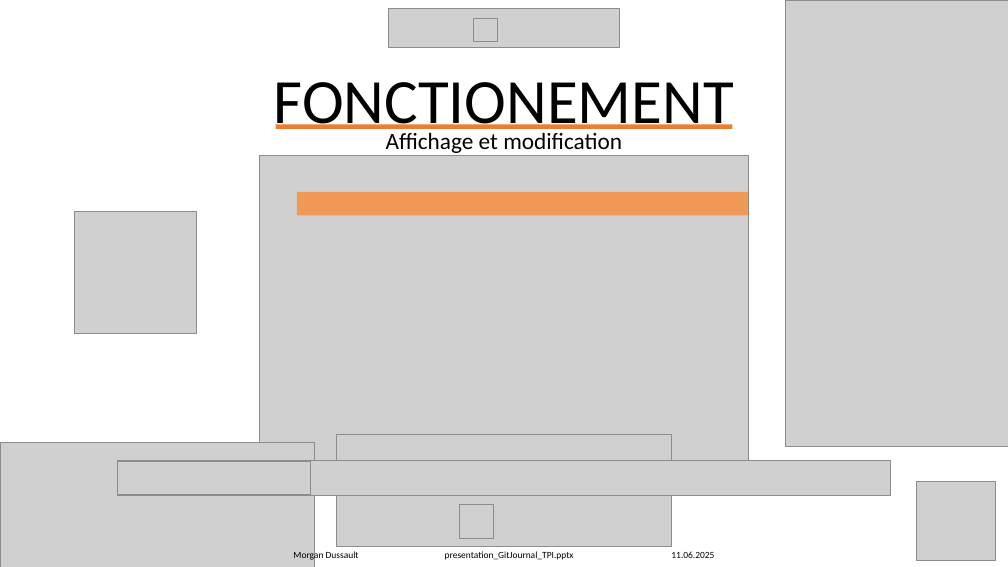
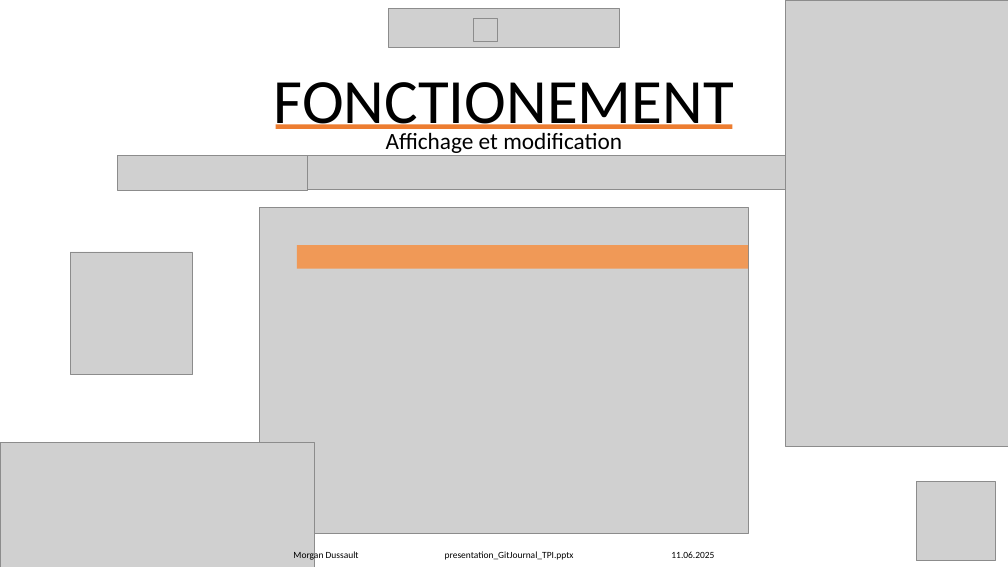
Before and after one commit to Morgan-DD/GitJournal, a slide deck: slide 19 of presentation/presentation_GitJournal_TPI.pptx. Drawn at 1008x567 pixels with LibreOffice and Linux fonts; fonts in the diff are those of the drawing; grey boxes stand for pictures. Boxes give left, top, right and bottom in pixels: in the first picture for what was removed or moved away, otherwise in the second. Text is boxed around its words. In the diff, an @@ line names an element or a change of style, - is before the commit and + after.

```diff
--- a/presentation/presentation_GitJournal_TPI.pptx
+++ b/presentation/presentation_GitJournal_TPI.pptx
@@ picture moved from (x1=117, y1=461, x2=891, y2=495) to (x1=117, y1=156, x2=891, y2=190) @@
@@ picture moved from (x1=117, y1=462, x2=310, y2=495) to (x1=117, y1=156, x2=308, y2=190) @@
@@ picture resized from (x1=260, y1=155, x2=749, y2=463) to (x1=260, y1=208, x2=749, y2=533) @@
@@ picture moved from (x1=74, y1=212, x2=197, y2=334) to (x1=70, y1=252, x2=193, y2=374) @@
@@ rectangle moved from (x1=297, y1=192, x2=749, y2=216) to (x1=297, y1=245, x2=749, y2=268) @@
@@ picture removed at (x1=337, y1=435, x2=672, y2=547) @@
@@ picture removed at (x1=460, y1=504, x2=494, y2=538) @@
```
Also in this commit, not shown: 31 other slides changed.
